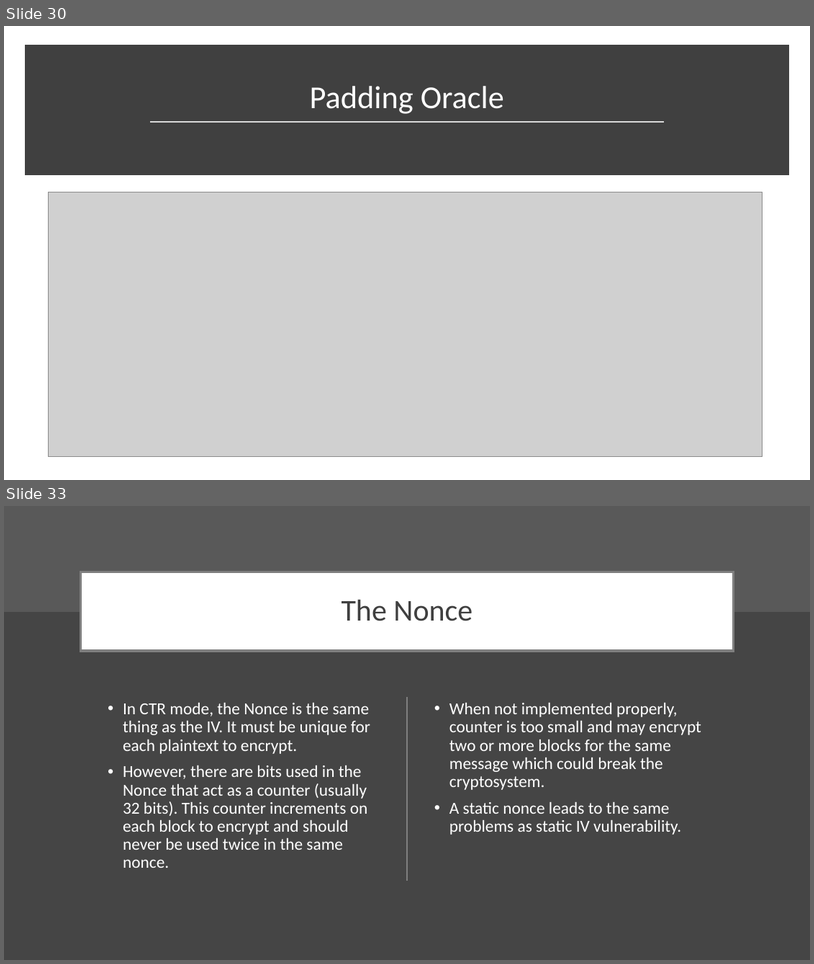
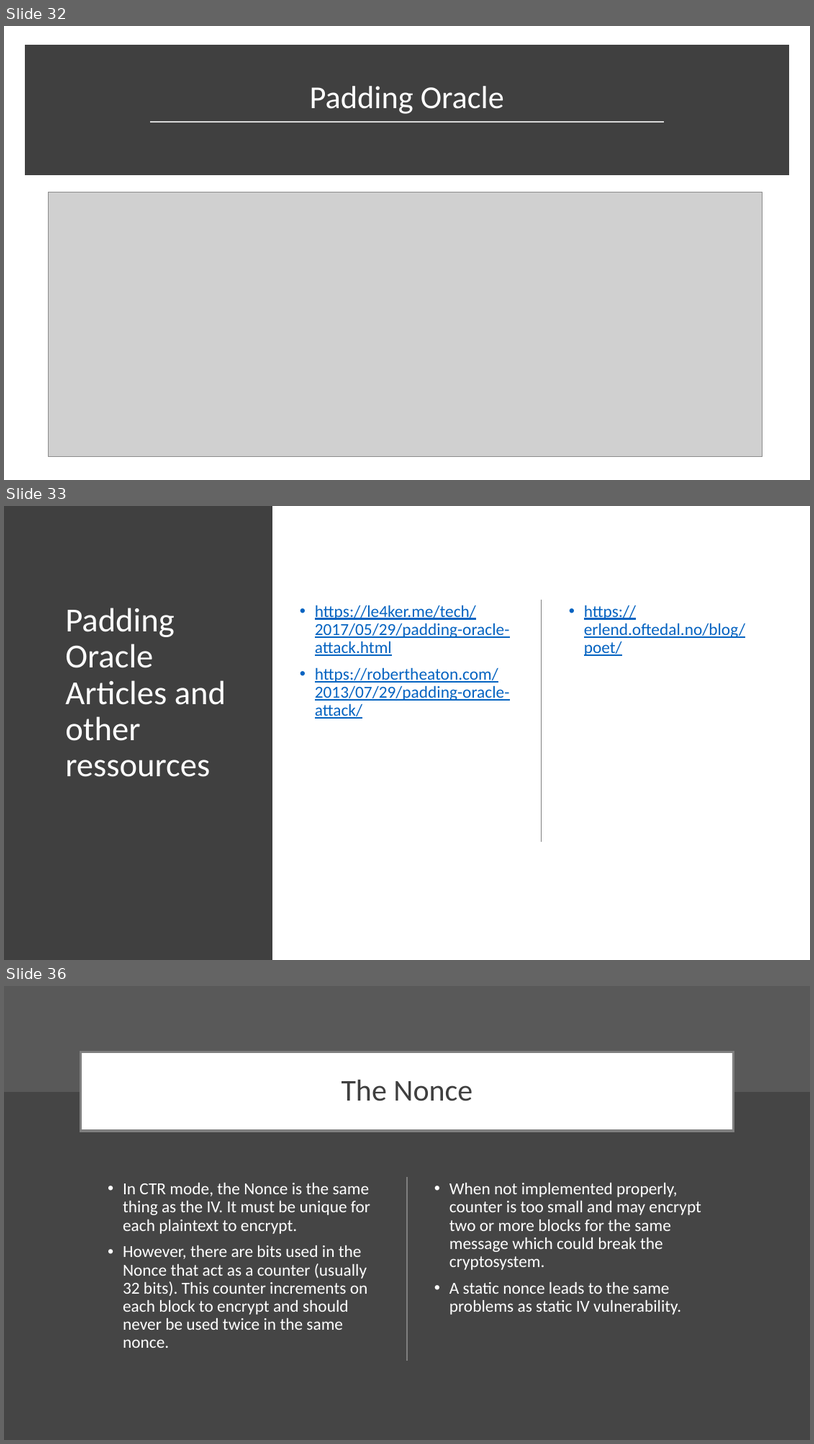
Before and after one commit to DoZ10/crypto, a slide deck: Breaking AES like a Bowsss !.pptx. Shown one above the other, each under a label of ours: slides 30 and 33 before the commit, slides 32, 33 and 36 after it; the slides between them are not shown. The pictures are 814x964 and 814x1444 pixels, drawn with LibreOffice and Linux fonts; fonts in the diff are those of the drawing; grey boxes stand for pictures. Boxes give left, top, right and bottom in pixels: in the first picture for what was removed or moved away, otherwise in the second. Text is boxed around its words. In the diff, an @@ line names an element or a change of style, - is before the commit and + after.

```diff
--- a/Breaking AES like a Bowsss !.pptx
+++ b/Breaking AES like a Bowsss !.pptx
@@ slide 33 added at [4,506,810,960], background #FFFFFF @@
@@ rectangle added at [4,506,273,960], fill #404040 @@
@@ title added at [65,608,226,777], 40 pt, text #FFFFFF @@
+Padding Oracle Articles and other ressources
@@ text added at [315,605,510,718], 20 pt, text #0563C1, underline @@
+• https://le4ker.me/tech/2017/05/29/padding-oracle-attack.html
+• https://robertheaton.com/2013/07/29/padding-oracle-attack/
@@ line added from (542, 599) to (542, 841), #808080 1 pt @@
@@ text added at [584,605,746,656], 20 pt, text #0563C1, underline @@
+• https://erlend.oftedal.no/blog/poet/
@@ what was slide 30 is now slide 32 @@
@@ what was slide 33 is now slide 36 @@
```
Also in this commit, not shown: 13 slides changed, 3 other slides added, 3 slides removed.
